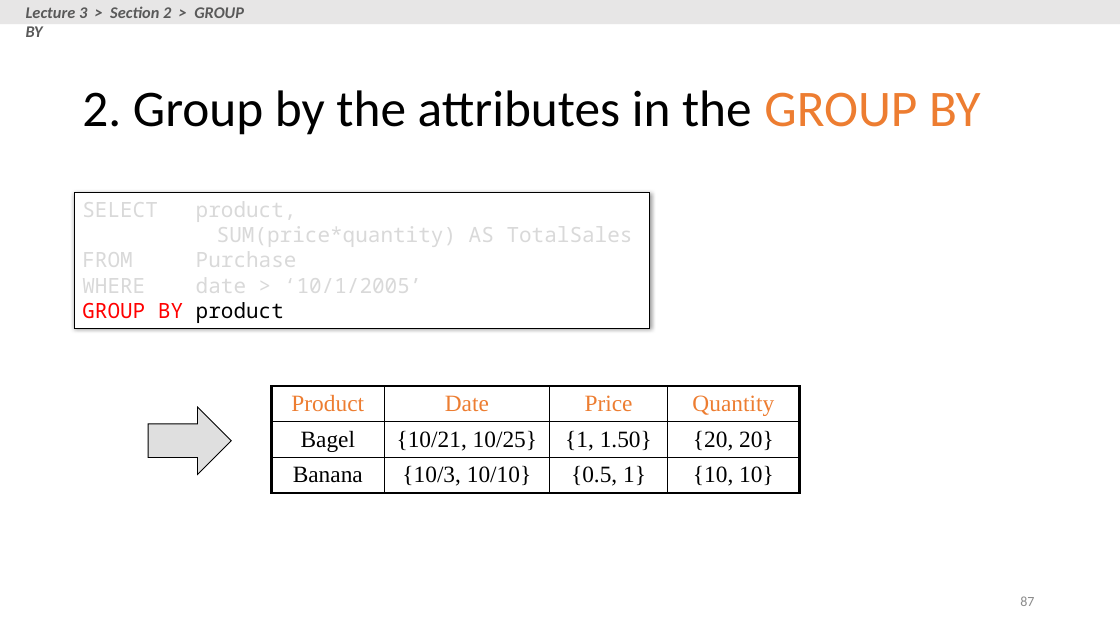
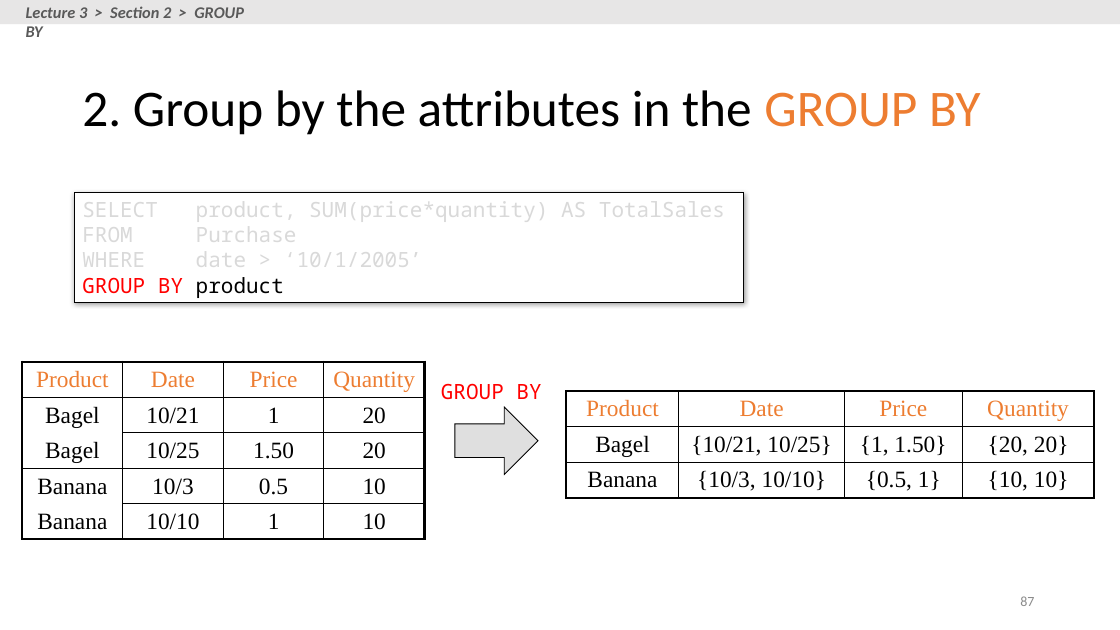
Before and after one commit to XIEQ/cs145-notebooks, a slide deck: slide 87 of lecture-2-3/Lecture_2_3_SQL.pptx. Drawn at 1120x630 pixels with LibreOffice and Linux fonts; fonts in the diff are those of the drawing. Boxes give left, top, right and bottom in pixels: in the first picture for what was removed or moved away, otherwise in the second. Text is boxed around its words. In the diff, an @@ line names an element or a change of style, - is before the commit and + after.

```diff
--- a/lecture-2-3/Lecture_2_3_SQL.pptx
+++ b/lecture-2-3/Lecture_2_3_SQL.pptx
@@ rectangle "SELECT product, SUM(price*quantity) AS TotalSales": place and size @@
-rectangle "SELECT product, SUM(price*quantity) AS TotalSales" at [74, 192, 649, 329]
+rectangle "SELECT product, SUM(price*quantity) AS TotalSales" at [74, 192, 744, 302]
@@ text in rectangle at [82, 195, 725, 224]: text changed @@
-SELECT product,
-SUM(price*quantity) AS TotalSales
+SELECT product, SUM(price*quantity) AS TotalSales
@@ table added at [22, 362, 425, 544], 5 rows, 4 columns @@
+Product | Date | Price | Quantity
+Bagel | 10/21 | 1 | 20
+Bagel | 10/25 | 1.50 | 20
+Banana | 10/3 | 0.5 | 10
+Banana | 10/10 | 1 | 10
@@ text added at [441, 383, 541, 400], 18 pt, text #FF0000 @@
+GROUP BY
@@ right arrow: place and size @@
-right arrow at [148, 408, 231, 475]
+right arrow at [455, 408, 539, 475]
@@ table: place and size @@
-table at [271, 386, 799, 496]
+table at [566, 392, 1094, 501]
```
Also in this commit, not shown: 49 other slides changed, 7 other files.
